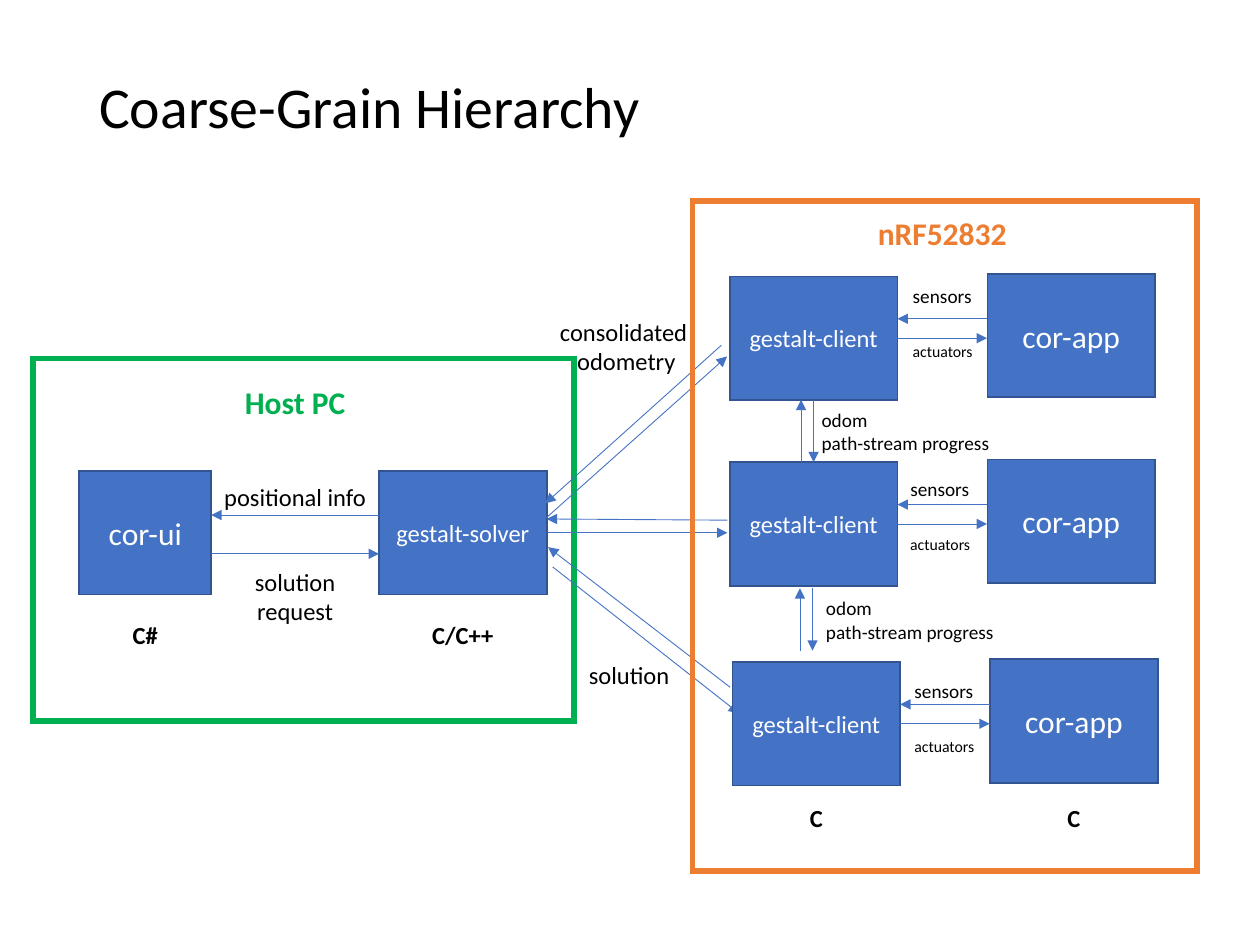
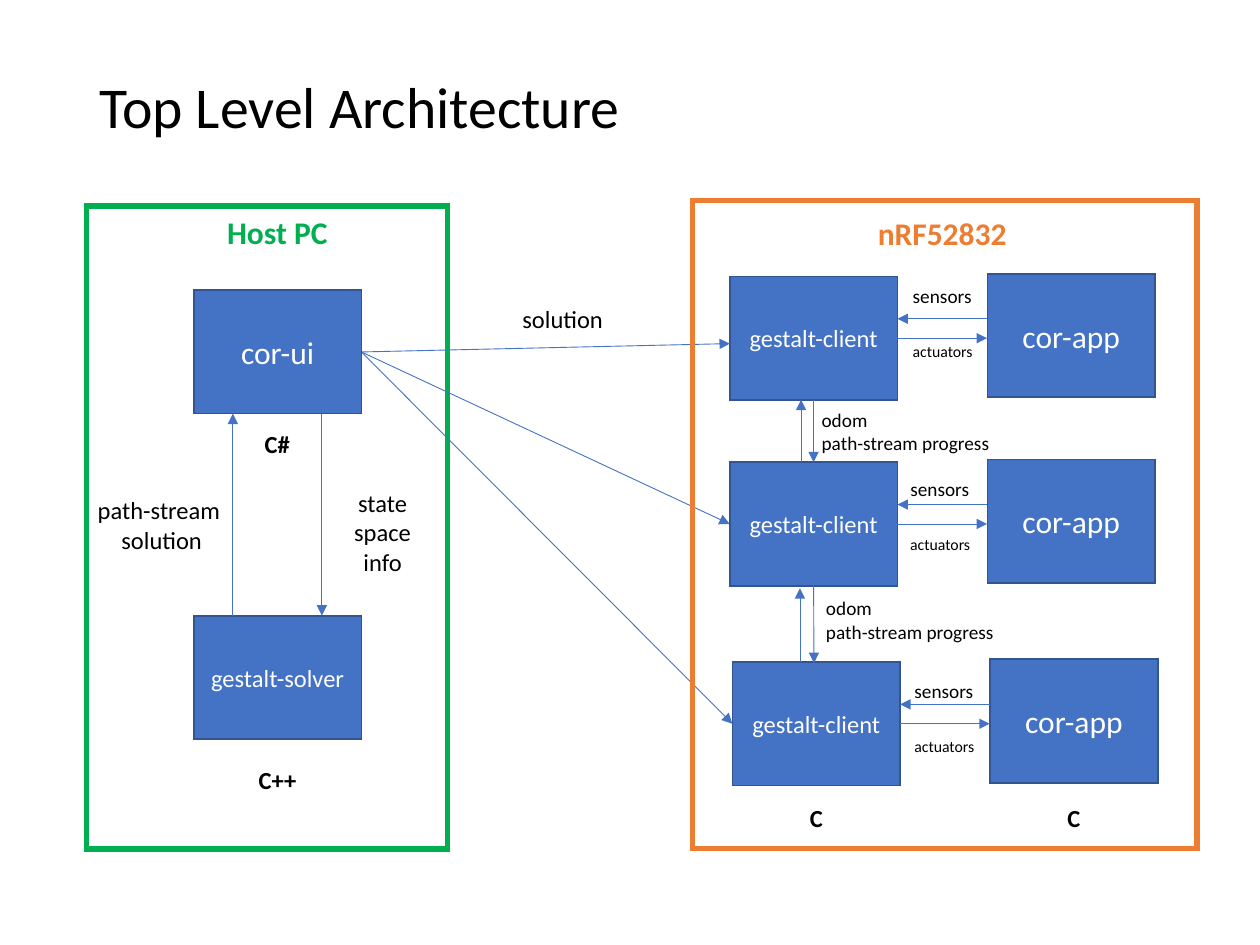
Before and after one commit to gestalt-arch/gestalt-arch, a slide deck: slide 5 of docs/project-spec.pptm. Drawn at 1260x945 pixels with LibreOffice and Linux fonts; fonts in the diff are those of the drawing. Boxes give left, top, right and bottom in pixels: in the first picture for what was removed or moved away, otherwise in the second. Text is boxed around its words. In the diff, an @@ line names an element or a change of style, - is before the commit and + after.

```diff
--- a/docs/project-spec.pptm
+++ b/docs/project-spec.pptm
@@ title at box(99, 88, 619, 138): text changed @@
-Coarse-Grain Hierarchy
+Top Level Architecture
@@ rectangle: place and size @@
-rectangle at box(33, 359, 573, 722)
+rectangle at box(87, 205, 449, 848)
@@ text "Host PC": place and size @@
-text "Host PC" at box(245, 393, 345, 415)
+text "Host PC" at box(227, 223, 327, 245)
@@ rectangle: place and size @@
-rectangle at box(693, 200, 1197, 871)
+rectangle at box(693, 200, 1197, 848)
@@ rectangle "cor-ui": place and size @@
-rectangle "cor-ui" at box(79, 471, 212, 595)
+rectangle "cor-ui" at box(194, 290, 362, 413)
@@ text "solution": place and size @@
-text "solution" at box(589, 667, 669, 685)
+text "solution" at box(522, 311, 602, 328)
@@ text removed at box(560, 324, 687, 374) @@
-consolidated
-odometry
@@ arrow moved from (553, 567) - (740, 713) to (362, 352) - (732, 723) @@
@@ arrow moved from (547, 533) - (727, 533) to (362, 352) - (730, 524) @@
@@ arrow moved from (547, 518) - (727, 357) to (362, 352) - (730, 344) @@
@@ arrow removed from (722, 345) to (546, 504) @@
@@ arrow added from (233, 616) to (233, 413), #4472C4 0.5 pt @@
@@ arrow moved from (379, 515) - (212, 515) to (321, 413) - (321, 616) @@
@@ text "C#": place and size @@
-text "C#" at box(133, 627, 158, 644)
+text "C#" at box(265, 436, 290, 453)
@@ text at box(98, 502, 220, 549): text changed @@
-positional info
+path-stream
+solution
@@ text at box(354, 496, 411, 571): text changed @@
-solution request
+state
+space
+info
@@ arrow removed from (727, 520) to (547, 519) @@
@@ arrow removed from (212, 554) to (379, 554) @@
@@ arrow removed from (730, 687) to (548, 547) @@
@@ arrow moved from (800, 650) - (800, 588) to (800, 662) - (800, 588) @@
@@ arrow moved from (813, 588) - (813, 650) to (814, 586) - (814, 663) @@
@@ rectangle "gestalt-solver": place and size @@
-rectangle "gestalt-solver" at box(379, 471, 547, 595)
+rectangle "gestalt-solver" at box(194, 616, 362, 740)
@@ text at box(259, 773, 297, 789): text changed @@
-C/C++
+C++
```
Also in this commit, not shown: 5 other slides changed, 1 slide added, 1 other file.
